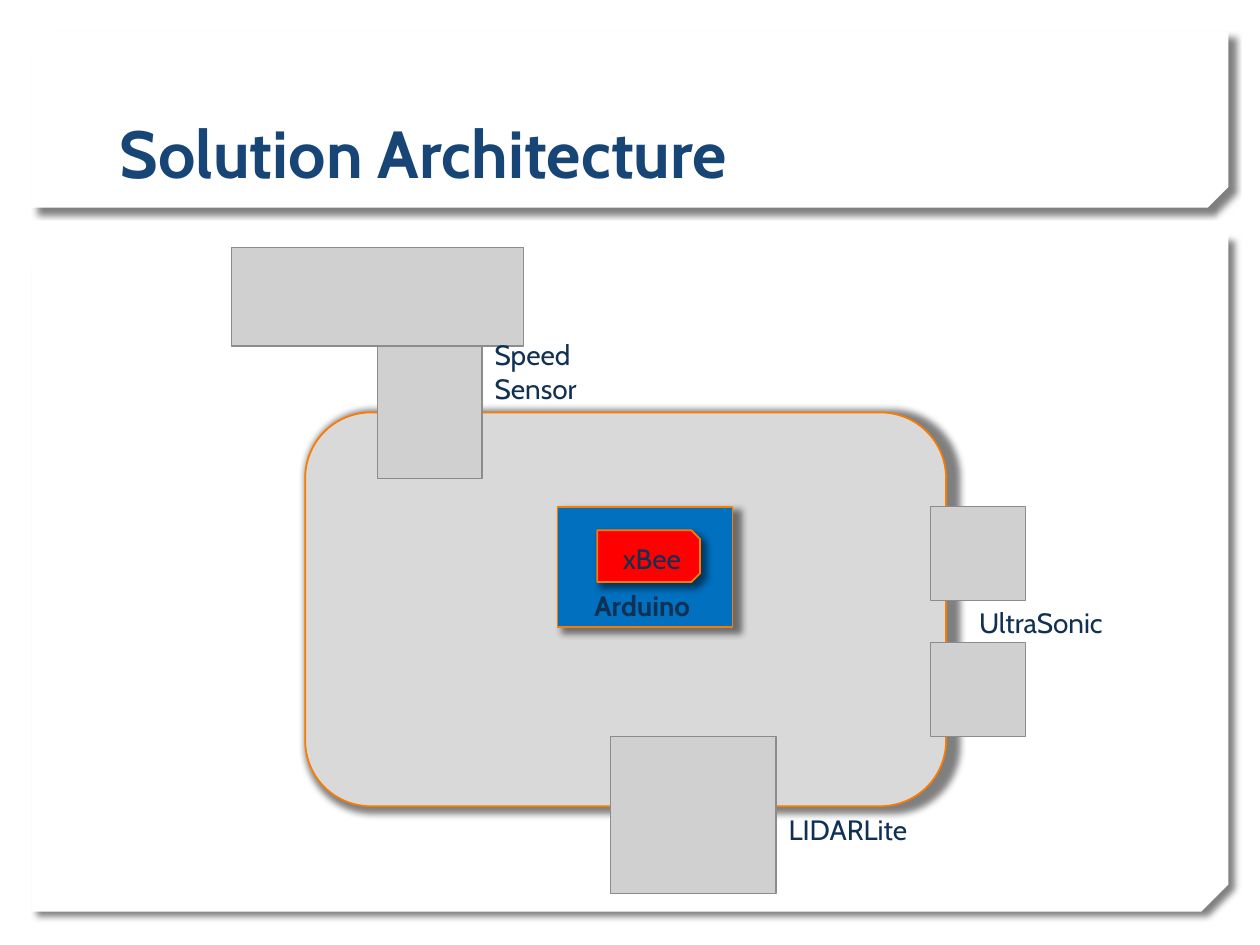
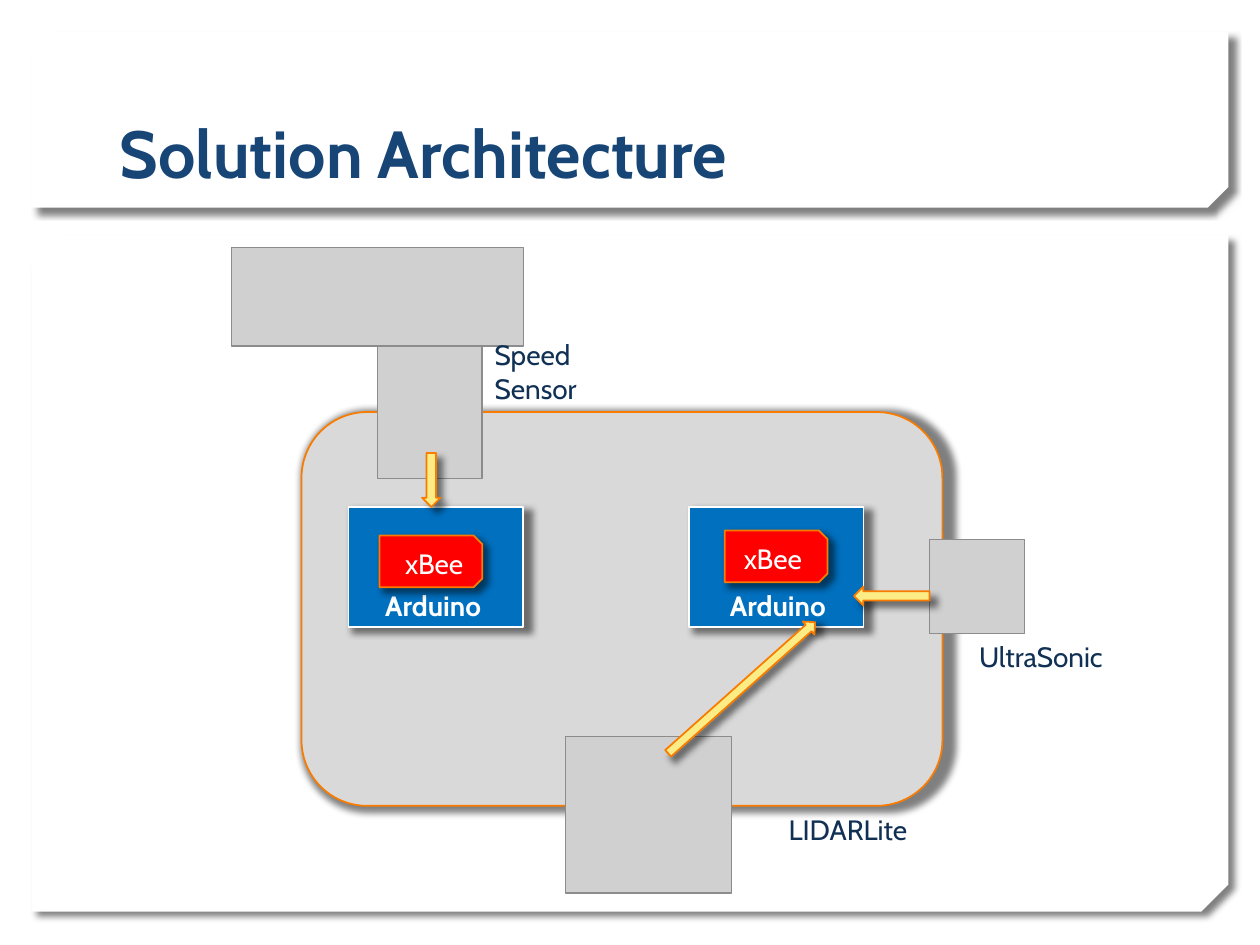
Before and after one commit to estherlu/EC544_Group4, a slide deck: slide 2 of challenge#4/Challenge4_Group4.pptx. Drawn at 1260x945 pixels with LibreOffice and Linux fonts; fonts in the diff are those of the drawing; grey boxes stand for pictures; background and template pictures are left out. Boxes give left, top, right and bottom in pixels: in the first picture for what was removed or moved away, otherwise in the second. Text is boxed around its words. In the diff, an @@ line names an element or a change of style, - is before the commit and + after.

Commit message:
slides picture

```diff
--- a/challenge#4/Challenge4_Group4.pptx
+++ b/challenge#4/Challenge4_Group4.pptx
@@ rounded rectangle moved from (x1=305, y1=412, x2=946, y2=806) to (x1=301, y1=412, x2=942, y2=806) @@
@@ down arrow added at (x1=422, y1=452, x2=441, y2=507), fill #FBEC85, outline #FA7C00 1 pt @@
@@ rectangle added at (x1=349, y1=507, x2=524, y2=626), fill #0070BF, outline #FFFFFF 1 pt @@
@@ rectangle moved from (x1=557, y1=507, x2=732, y2=626) to (x1=689, y1=507, x2=864, y2=626) @@
@@ rectangle at (x1=689, y1=507, x2=864, y2=626): outline #FA7C00 1 pt to #FFFFFF 1 pt @@
@@ snip same rect added at (x1=379, y1=536, x2=482, y2=588), fill #FF0000, outline #FA7C00 1 pt @@
@@ snip same rect moved from (x1=597, y1=531, x2=700, y2=583) to (x1=724, y1=531, x2=827, y2=583) @@
@@ text "xBee" moved from (x1=623, y1=549, x2=681, y2=570) to (x1=744, y1=549, x2=802, y2=570) @@
@@ text "xBee" at (x1=744, y1=549, x2=802, y2=570): text colour #103154 to #FFFFFF @@
@@ picture moved from (x1=931, y1=507, x2=1026, y2=601) to (x1=930, y1=539, x2=1024, y2=634) @@
@@ text added at (x1=405, y1=554, x2=463, y2=575), 16 pt, text #FFFFFF @@
+xBee
@@ text added at (x1=385, y1=593, x2=481, y2=617), 16 pt, text #FFFFFF, bold @@
+Arduino
@@ text "Arduino" at (x1=730, y1=595, x2=826, y2=622): text colour #103154 to #FFFFFF @@
@@ text "Arduino" moved from (x1=594, y1=595, x2=690, y2=616) to (x1=730, y1=595, x2=826, y2=622) @@
@@ left arrow added at (x1=854, y1=587, x2=930, y2=606), fill #FBEC85, outline #FA7C00 1 pt @@
@@ right arrow added at (x1=662, y1=616, x2=820, y2=760), fill #FBEC85, outline #FA7C00 1 pt @@
@@ picture removed at (x1=931, y1=643, x2=1026, y2=737) @@
@@ text "UltraSonic" moved from (x1=979, y1=612, x2=1103, y2=634) to (x1=979, y1=646, x2=1103, y2=668) @@
@@ picture moved from (x1=610, y1=737, x2=776, y2=893) to (x1=566, y1=736, x2=732, y2=892) @@
```
